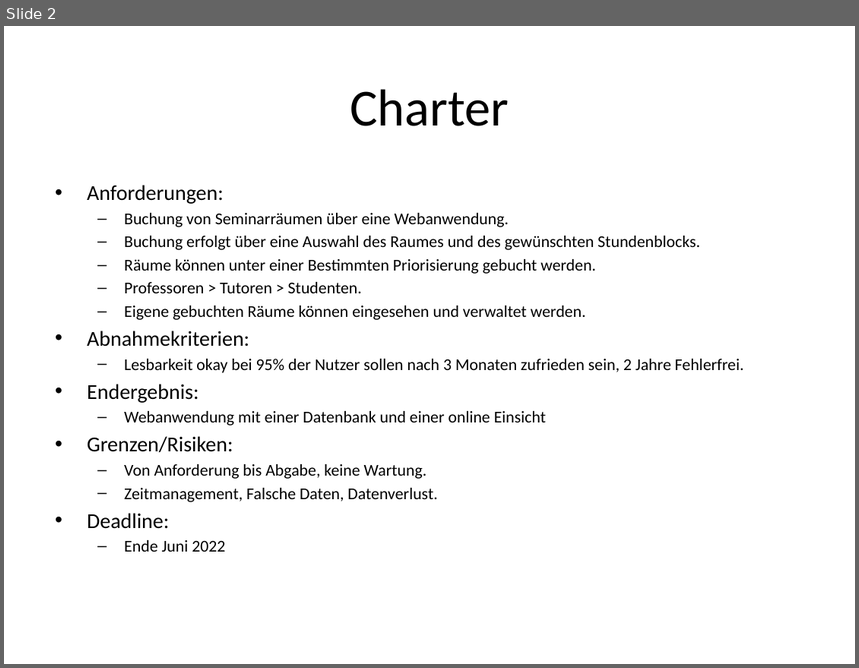
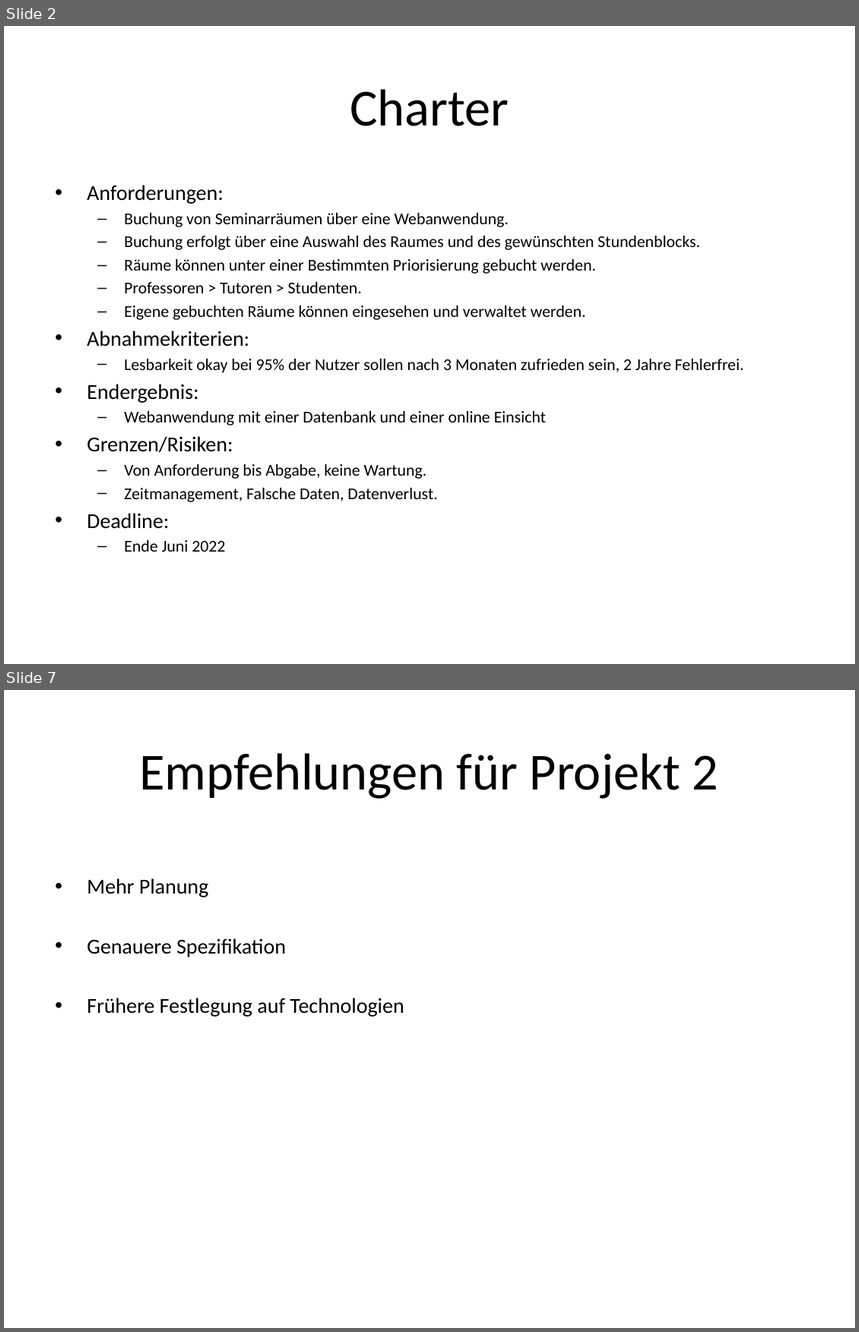
Before and after one commit to Knaeggel/Seminarraeume, a slide deck: doc/Verwaltung_Von_Seminarräumen/PP_Verwaltung_von_Seminarräumen.pptx. Shown one above the other, each under a label of ours: slide 2 before the commit, slides 2 and 7 after it; the slides between them are not shown. The pictures are 859x668 and 859x1332 pixels, drawn with LibreOffice and Linux fonts; fonts in the diff are those of the drawing. Boxes give left, top, right and bottom in pixels: in the first picture for what was removed or moved away, otherwise in the second. Text is boxed around its words. In the diff, an @@ line names an element or a change of style, - is before the commit and + after.

```diff
--- a/doc/Verwaltung_Von_Seminarräumen/PP_Verwaltung_von_Seminarräumen.pptx
+++ b/doc/Verwaltung_Von_Seminarräumen/PP_Verwaltung_von_Seminarräumen.pptx
@@ slide 7 added at (4, 690, 855, 1328), background #FFFFFF @@
@@ title added at (140, 753, 719, 799), 44 pt, text #000000 @@
+Empfehlungen für Projekt 2
@@ text added at (87, 878, 404, 1017), 18 pt, text #000000 @@
+• Mehr Planung
+• Genauere Spezifikation
+• Frühere Festlegung auf Technologien
```
Also in this commit, not shown: 1 slide changed, 4 other slides added.
